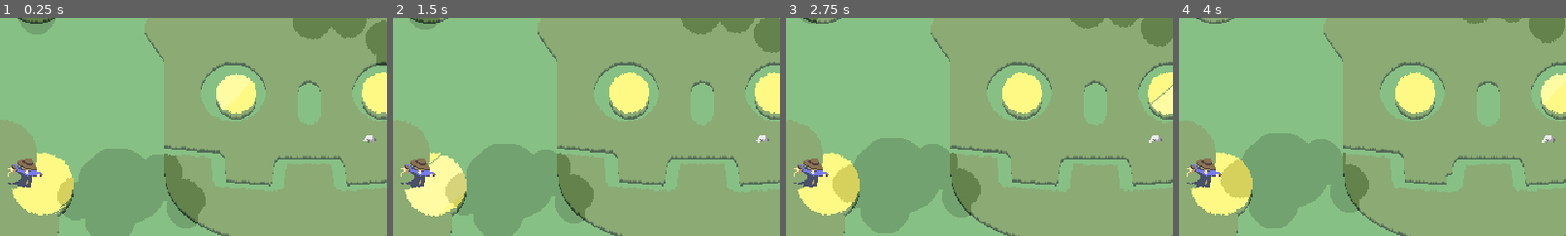
Above: before the commit, frames 1-4 (left to right).
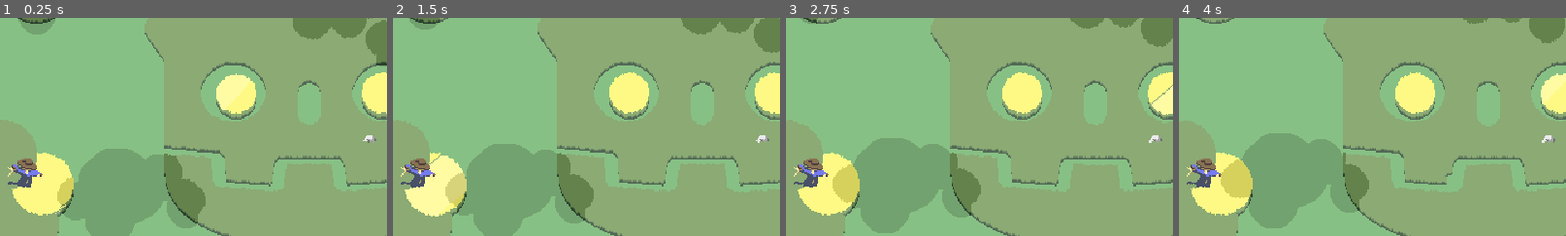
Above: after the commit, the same moments.

Repository: CaptainProton42/2DGrassShaderDemo
Game: Godot game, scene res://scene/Main.tscn
Same seed, same stepped clock (60 frames per second), same inputs: the game is played once before the commit and once after it.
Inputs (mouse positions are % of the whole screen's width and height, from its top left):
- Up to frame 1 (0.25 s): no input
- Up to frame 2 (1.5 s): move the mouse to (72, 45) at 0.52 s; click (72, 45) at 0.67 s; move the mouse to (30, 55) at 1.27 s; click (30, 55) at 1.42 s
- Up to frame 3 (2.75 s): move the mouse to (60, 28) at 2.02 s; click (60, 28) at 2.17 s
- Up to frame 4 (4 s): move the mouse to (45, 70) at 2.77 s; click (45, 70) at 2.92 s; move the mouse to (80, 65) at 3.52 s; click (80, 65) at 3.67 s
The pictures show only the part of the screen within x 10-60%, y 33-83%; the shares and areas given below are measured in that part.

The runs differ from the first frame. In frame 1, less than 0.1% of the frame differs, in the area x 2-11%, y 64-77%; in frame 2, less than 0.1%; in frame 3, less than 0.1%; in frame 4, less than 0.1%.

Commit message:
polishing writeup, some minor improvements

Diff:
--- a/assets/materials/cover.tres
+++ b/assets/materials/cover.tres
@@ -3,13 +3,13 @@
 [ext_resource path="res://assets/shaders/cover.shader" type="Shader" id=1]
 [ext_resource path="res://assets/textures/worley_noise.png" type="Texture" id=2]
 
-[sub_resource type="ViewportTexture" id=11]
-viewport_path = NodePath("ViewportGrass")
+[sub_resource type="ViewportTexture" id=1]
+viewport_path = NodePath("Grass")
 
 [resource]
 resource_local_to_scene = true
 shader = ExtResource( 1 )
 shader_param/noise_tex_size = Vector2( 50, 1 )
 shader_param/wind_speed = 1.0
-shader_param/grass_tex = SubResource( 11 )
+shader_param/grass_tex = SubResource( 1 )
 shader_param/noise_tex = ExtResource( 2 )
--- /dev/null
+++ b/assets/materials/grass.tres
@@ -0,0 +1,24 @@
+[gd_resource type="ShaderMaterial" load_steps=6 format=2]
+
+[ext_resource path="res://assets/shaders/grass.shader" type="Shader" id=1]
+[ext_resource path="res://assets/textures/gradient.png" type="Texture" id=2]
+[ext_resource path="res://assets/textures/worley_noise.png" type="Texture" id=3]
+
+[sub_resource type="ViewportTexture" id=8]
+viewport_path = NodePath("ViewportClouds")
+
+[sub_resource type="ViewportTexture" id=9]
+viewport_path = NodePath("ViewportGrass")
+
+[resource]
+resource_local_to_scene = true
+shader = ExtResource( 1 )
+shader_param/wind_speed = 1.0
+shader_param/wind_direction = Vector2( 1, -1 )
+shader_param/tip_color = Color( 0.996078, 0.976471, 0.517647, 1 )
+shader_param/wind_color = Color( 1, 0.984314, 0.639216, 1 )
+shader_param/noise_tex_size = Vector2( 50, 1 )
+shader_param/gradient = ExtResource( 2 )
+shader_param/tex = SubResource( 9 )
+shader_param/noise_tex = ExtResource( 3 )
+shader_param/cloud_tex = SubResource( 8 )
--- a/assets/shaders/cover.shader
+++ b/assets/shaders/cover.shader
@@ -25,7 +25,7 @@
 	vec2 uv = SCREEN_UV - vec2(0.0f, height * SCREEN_PIXEL_SIZE.y);
 
 	// We need to look for blades below the sprite until we reach the max blade length
-	for (float i = 0.0f; i < MAX_BLADE_LENGTH; ++i) {
+	for (float dist = 0.0f; dist < MAX_BLADE_LENGTH; ++dist) {
 		// Sample the blade length
 		float blade_length = texture(grass_tex, uv).r * 255.0f;
 		blade_length += noise; // and add some noise
--- a/assets/shaders/grass.shader
+++ b/assets/shaders/grass.shader
@@ -46,7 +46,7 @@
 	// Color the base of the grass with the first gradient color
 	if (texture(tex, SCREEN_UV).r > 0.0f) {
 		COLOR = sampleColor(0.0f);
-		COLOR -= vec4(vec3(texture(cloud_tex, SCREEN_UV).r), 0.0f);
+		COLOR -= vec4(texture(cloud_tex, SCREEN_UV).rgb, 0.0f);
 	} else {
 		COLOR = vec4(0.0f, 0.0f, 0.0f, 0.0f);
 	}
@@ -75,13 +75,13 @@
 				}
 
 				// Add the cloud shadow
-				COLOR -= vec4(vec3(texture(cloud_tex, uv).r), 0.0f);
+				COLOR -= vec4(texture(cloud_tex, uv).rgb, 0.0f);
 			} else if (dist < blade_length) {
 				// Color grass stems
 				COLOR = sampleColor(dist);
 
 				// Add the cloud shadow
-				COLOR -= vec4(vec3(texture(cloud_tex, uv).r), 0.0f);
+				COLOR -= vec4(texture(cloud_tex, uv).rgb, 0.0f);
 			}
 		}
 
--- a/scene/Main.tscn
+++ b/scene/Main.tscn
@@ -1,20 +1,19 @@
-[gd_scene load_steps=23 format=2]
+[gd_scene load_steps=19 format=2]
 
 [ext_resource path="res://assets/textures/base_texture.png" type="Texture" id=1]
-[ext_resource path="res://assets/textures/gradient.png" type="Texture" id=2]
+[ext_resource path="res://assets/materials/grass.tres" type="Material" id=2]
 [ext_resource path="res://assets/textures/worley_noise.png" type="Texture" id=3]
 [ext_resource path="res://assets/textures/clouds.png" type="Texture" id=4]
 [ext_resource path="res://assets/shaders/cover.shader" type="Shader" id=5]
-[ext_resource path="res://assets/shaders/grass.shader" type="Shader" id=6]
 [ext_resource path="res://scripts/Label.gd" type="Script" id=7]
 [ext_resource path="res://assets/textures/scarecrow2.png" type="Texture" id=9]
 [ext_resource path="res://assets/textures/scarecrow1.png" type="Texture" id=10]
 [ext_resource path="res://assets/textures/scarecrow3.png" type="Texture" id=11]
-[ext_resource path="res://scripts/GrassPatch.gd" type="Script" id=12]
+[ext_resource path="res://scripts/DrawTexture.gd" type="Script" id=12]
 [ext_resource path="res://assets/materials/cover.tres" type="Material" id=13]
 [ext_resource path="res://assets/textures/stone.png" type="Texture" id=14]
 
-[sub_resource type="Shader" id=4]
+[sub_resource type="Shader" id=1]
 code = "shader_type canvas_item;
 
 uniform sampler2D cloud_tex;
@@ -28,47 +27,28 @@
 	COLOR = texture(cloud_tex, uv);
 }"
 
-[sub_resource type="ShaderMaterial" id=5]
-shader = SubResource( 4 )
+[sub_resource type="ShaderMaterial" id=2]
+shader = SubResource( 1 )
 shader_param/cloud_tex_size = Vector2( 640, 360 )
 shader_param/wind_direction = Vector2( 1, -1 )
 shader_param/wind_speed = 5.0
 shader_param/cloud_tex = ExtResource( 4 )
 
-[sub_resource type="ViewportTexture" id=8]
+[sub_resource type="ViewportTexture" id=3]
 viewport_path = NodePath("ViewportClouds")
 
-[sub_resource type="ViewportTexture" id=9]
+[sub_resource type="ViewportTexture" id=4]
 viewport_path = NodePath("ViewportGrass")
 
-[sub_resource type="ShaderMaterial" id=3]
-resource_local_to_scene = true
-shader = ExtResource( 6 )
-shader_param/wind_speed = 1.0
-shader_param/wind_direction = Vector2( 1, -1 )
-shader_param/tip_color = Color( 0.996078, 0.976471, 0.517647, 1 )
-shader_param/wind_color = Color( 1, 0.984314, 0.639216, 1 )
-shader_param/noise_tex_size = Vector2( 50, 1 )
-shader_param/gradient = ExtResource( 2 )
-shader_param/tex = SubResource( 9 )
-shader_param/noise_tex = ExtResource( 3 )
-shader_param/cloud_tex = SubResource( 8 )
-
-[sub_resource type="ViewportTexture" id=10]
-viewport_path = NodePath("ViewportClouds")
-
-[sub_resource type="ViewportTexture" id=11]
-viewport_path = NodePath("ViewportGrass")
-
-[sub_resource type="ShaderMaterial" id=12]
+[sub_resource type="ShaderMaterial" id=5]
 resource_local_to_scene = true
 shader = ExtResource( 5 )
 shader_param/noise_tex_size = Vector2( 50, 1 )
 shader_param/wind_speed = 1.0
-shader_param/grass_tex = SubResource( 11 )
+shader_param/grass_tex = SubResource( 4 )
 shader_param/noise_tex = ExtResource( 3 )
 
-[sub_resource type="SpriteFrames" id=7]
+[sub_resource type="SpriteFrames" id=6]
 animations = [ {
 "frames": [ ExtResource( 10 ), ExtResource( 9 ), ExtResource( 11 ) ],
 "loop": true,
@@ -116,14 +96,14 @@
 
 [node name="Grass" type="ColorRect" parent="."]
 light_mask = -2147483648
-material = SubResource( 3 )
+material = ExtResource( 2 )
 margin_right = 640.0
 margin_bottom = 360.0
 
 [node name="Light2D" type="Light2D" parent="."]
 position = Vector2( 320, 180 )
 scale = Vector2( 1, -1 )
-texture = SubResource( 10 )
+texture = SubResource( 3 )
 mode = 1
 
 [node name="InputRect" type="ColorRect" parent="."]
@@ -156,10 +136,9 @@
 }
 
 [node name="Scarecrow" type="AnimatedSprite" parent="."]
-material = SubResource( 12 )
+material = SubResource( 5 )
 position = Vector2( 85.9019, 247.074 )
-frames = SubResource( 7 )
-frame = 1
+frames = SubResource( 6 )
 playing = true
 
 [node name="Stone" type="Sprite" parent="."]
Not shown, added: docs/assets/base_texture.png.import
Not shown: 1 places in scene/Main.tscn that only renumber resources
Renamed: scripts/GrassPatch.gd -> scripts/DrawTexture.gd
Not shown, changed: docs/README.md
